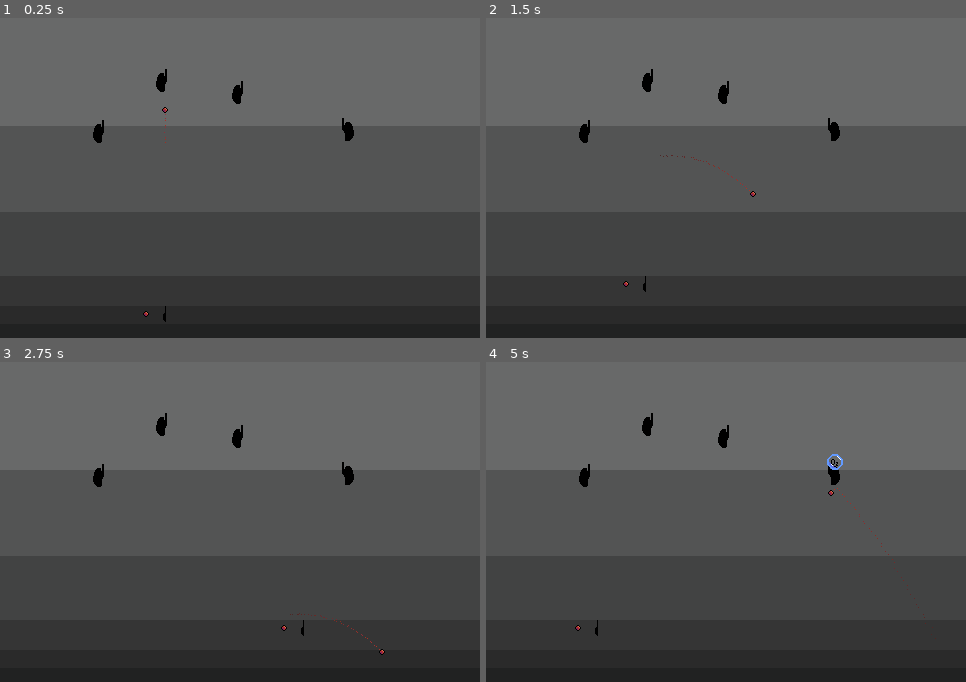
Above: before the commit, frames 1-4 (two rows, left to right).
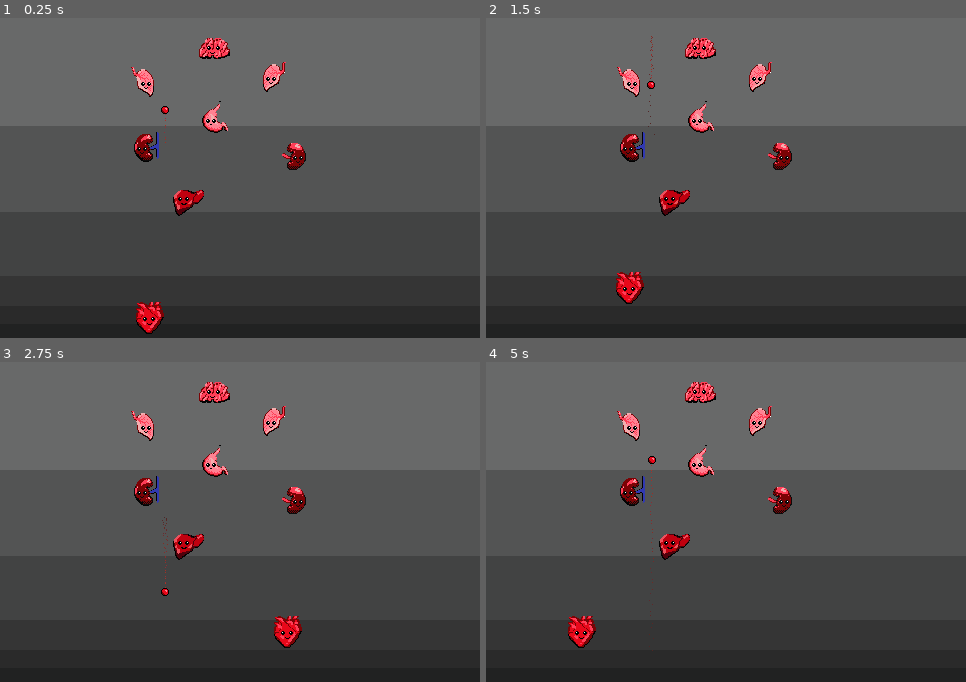
Above: after the commit, the same moments.

Repository: dmitriy-shmilo/arkabeat
Game: Godot game, scene res://screens/main/main.tscn
Two runs of this game, one before a commit and one after it. Both use one fixed random seed, a clock stepped at 60 frames per second and the inputs below.
Inputs (mouse positions are in pixels of both pictures, inside the frame that each line leads up to):
- Up to frame 1 (0.25 s): no input
- Up to frame 2 (1.5 s): move the mouse to (831, 162) at 0.52 s; move the mouse to (630, 194) at 1.27 s
- Up to frame 3 (2.75 s): move the mouse to (288, 451) at 2.02 s
- Up to frame 4 (5 s): move the mouse to (702, 586) at 2.77 s; move the mouse to (870, 570) at 3.52 s; move the mouse to (582, 474) at 4.27 s

The runs differ from the first frame. In frame 1, 3.0% of the frame differs, in the area x 19-74%, y 6-99%; in frame 2, 3.0%; in frame 3, 3.0%; in frame 4, 3.1%, in the area x 17-94%, y 6-91%.
Error in both runs: Trying to assign value of type 'AnimatedSprite' to a variable of type 'Sprite'. (res://bat/bat.gd:6)

Commit message:
Replace organ placeholder icons with better placeholders

Diff:
--- a/bat/projectile.tscn
+++ b/bat/projectile.tscn
@@ -35,7 +35,7 @@
 [node name="Sprite" type="Sprite" parent="."]
 texture = ExtResource( 1 )
 region_enabled = true
-region_rect = Rect2( 0, 0, 24, 24 )
+region_rect = Rect2( 480, 0, 32, 32 )
 
 [node name="CollisionShape2D" type="CollisionShape2D" parent="."]
 shape = SubResource( 2 )
--- a/organ/organ.gd
+++ b/organ/organ.gd
@@ -17,6 +17,7 @@
 	NONE,
 	OXYGEN,
 	NUTRITION,
+	ACTIVITY
 }
 
 export (ORGAN_TYPE) var organ_type = ORGAN_TYPE.NONE
@@ -25,7 +26,7 @@
 onready var _powerup_tween: Tween = $PowerupTween
 onready var _powerup: Sprite = $Powerup
 func _ready():
-	_sprite.region_rect.position.x = _get_sprite_frame() * 24
+	_sprite.region_rect.position.y = _get_sprite_frame() * 32
 
 func show_powerup(powerup):
 	_powerup.visible = true
@@ -40,7 +41,17 @@
 	match organ_type:
 		ORGAN_TYPE.NONE:
 			return 0
+		ORGAN_TYPE.BRAIN:
+			return 1
+		ORGAN_TYPE.STOMACH:
+			return 2
+		ORGAN_TYPE.RIGHT_KIDNEY:
+			return 3
+		ORGAN_TYPE.LEFT_KIDNEY:
+			return 4
 		ORGAN_TYPE.LEFT_LUNG:
 			return 5
 		ORGAN_TYPE.RIGHT_LUNG:
 			return 6
+		ORGAN_TYPE.LIVER:
+			return 7
--- a/organ/organ.tscn
+++ b/organ/organ.tscn
@@ -5,6 +5,7 @@
 [ext_resource path="res://organ/icons.png" type="Texture" id=3]
 
 [sub_resource type="CircleShape2D" id=1]
+radius = 13.0
 
 [node name="Organ" type="Node2D"]
 script = ExtResource( 1 )
@@ -12,7 +13,7 @@
 [node name="Sprite" type="Sprite" parent="."]
 texture = ExtResource( 2 )
 region_enabled = true
-region_rect = Rect2( 0, 0, 24, 24 )
+region_rect = Rect2( 0, 0, 32, 32 )
 
 [node name="KinematicBody2D" type="KinematicBody2D" parent="."]
 
--- a/screens/main/main.tscn
+++ b/screens/main/main.tscn
@@ -49,20 +49,32 @@
 position = Vector2( 149.669, 299.807 )
 
 [node name="Organ" parent="." instance=ExtResource( 5 )]
-position = Vector2( 97.5438, 113.645 )
-organ_type = 1
+position = Vector2( 217.066, 99.385 )
+organ_type = 7
+
+[node name="Organ5" parent="." instance=ExtResource( 5 )]
+position = Vector2( 187.769, 184.424 )
+organ_type = 6
+
+[node name="Organ6" parent="." instance=ExtResource( 5 )]
+position = Vector2( 147.323, 129.201 )
+organ_type = 3
+
+[node name="Organ7" parent="." instance=ExtResource( 5 )]
+position = Vector2( 293.809, 136.719 )
+organ_type = 4
 
 [node name="Organ3" parent="." instance=ExtResource( 5 )]
-position = Vector2( 237.35, 74.5533 )
-organ_type = 1
+position = Vector2( 273.906, 58.9973 )
+organ_type = 2
 
 [node name="Organ4" parent="." instance=ExtResource( 5 )]
-position = Vector2( 160.524, 63.4232 )
+position = Vector2( 143.931, 64.4602 )
 organ_type = 1
 
 [node name="Organ2" parent="." instance=ExtResource( 5 )]
-position = Vector2( 349.065, 112.476 )
-organ_type = 2
+position = Vector2( 214.246, 25.3625 )
+organ_type = 5
 
 [node name="Audio" type="AudioStreamPlayer" parent="."]
 [connection signal="collided" from="Projectile" to="Bat" method="_on_Projectile_collided"]
Binary file changed: organ/organs.png
